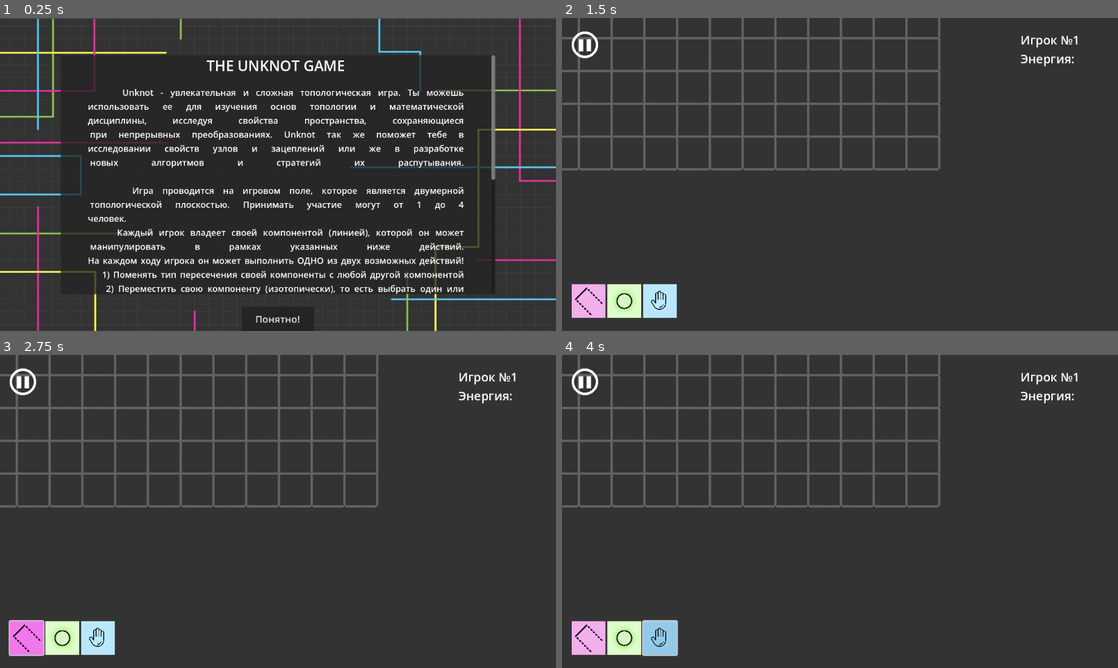
Above: before the commit, frames 1-4 (two rows, left to right).
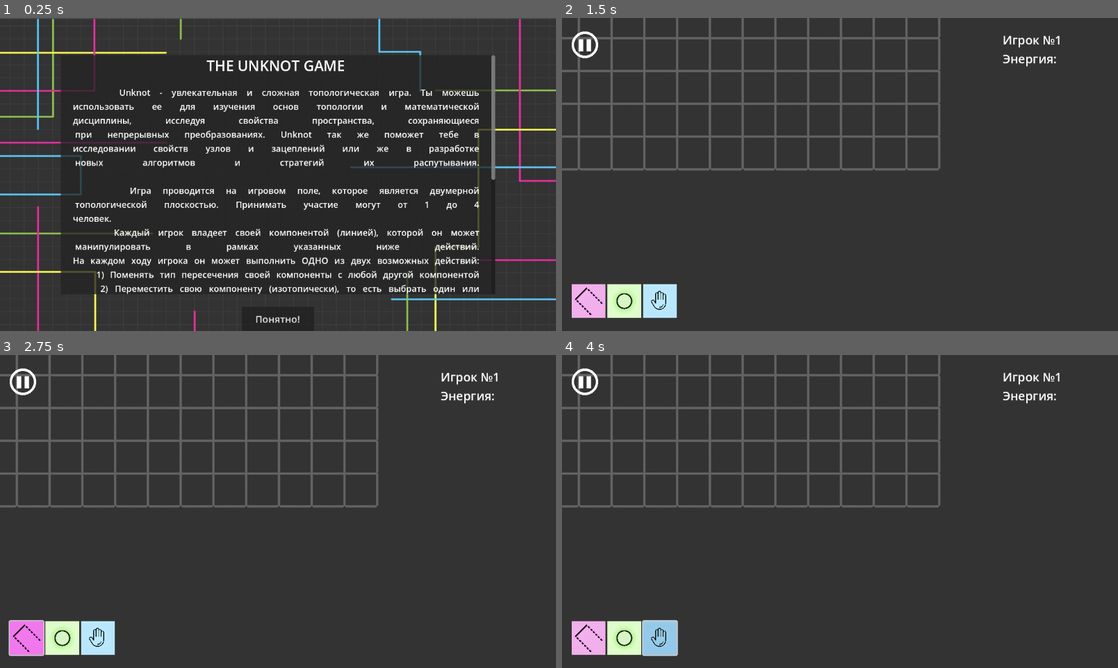
Above: after the commit, the same moments.

Repository: Rwarazor/UnknotGame
Game: Godot game, scene res://Scenes/rules.tscn
Two runs of this game, one before a commit and one after it. Both use one fixed random seed, a clock stepped at 60 frames per second and the inputs below. This scene is started directly instead of the project's main scene.
Inputs (mouse positions are in pixels of both pictures, inside the frame that each line leads up to):
- Up to frame 1 (0.25 s): no input
- Up to frame 2 (1.5 s): click "Понятно!" at 0.5 s; click "Продолжить игру" at 1.25 s
- Up to frame 3 (2.75 s): click (27, 636) at 2 s
- Up to frame 4 (4 s): click (623, 636) at 2.75 s; click (662, 636) at 3.5 s

The runs differ from the first frame. In frame 1, 9.7% of the frame differs, in the area x 13-87%, y 22-89%; in frame 2, 0.4%; in frame 3, 0.4%; in frame 4, 0.4%.
Error before the commit: Invalid call. Nonexistent function 'load' in base 'Node'. (res://Scripts/game.gd:164)
Error after the commit: Invalid call. Nonexistent function 'load' in base 'Node'. (res://Scripts/game.gd:163)

Commit message:
Energy label added

Diff:
--- a/project/Scenes/game.tscn
+++ b/project/Scenes/game.tscn
@@ -217,7 +217,7 @@
 script = ExtResource("1_7wbfd")
 WIDTH_TILES = 20
 HEIGHT_TILES = 20
-STARTING_ENERGY = 5
+STARTING_ENERGY = 15
 ENERGY_PER_TURN = 2
 
 [node name="UnknoterNode" type="UnknoterNode" parent="."]
@@ -232,7 +232,7 @@
 [node name="MarginContainer" type="MarginContainer" parent="UI"]
 offset_left = 20.0
 offset_top = 28.0
-offset_right = 1150.0
+offset_right = 1113.0
 offset_bottom = 666.0
 size_flags_vertical = 8
 
@@ -292,6 +292,12 @@
 layout_mode = 2
 theme_override_font_sizes/font_size = 25
 text = "Энергия: "
+
+[node name="EnergyCostLabel" type="Label" parent="UI/MarginContainer/VBoxContainer2"]
+layout_mode = 2
+theme_override_colors/font_shadow_color = Color(0.90412, 0, 0.423776, 1)
+theme_override_font_sizes/font_size = 25
+text = "Нужно энергии:"
 
 [node name="HBoxContainer" type="HBoxContainer" parent="UI/MarginContainer"]
 custom_minimum_size = Vector2(200, 80)
--- a/project/Scenes/rules.tscn
+++ b/project/Scenes/rules.tscn
@@ -76,16 +76,16 @@
 человек.
      Каждый игрок владеет своей компонентой (линией), которой он может
  манипулировать в рамках указанных ниже действий.
-На каждом ходу игрока он может выполнить ОДНО из двух возможных действий!
+На каждом ходу игрока он может выполнить ОДНО из двух возможных действий:
     1) Поменять тип пересечения своей компоненты с любой другой компонентой
     2) Переместить свою компоненту (изотопически), то есть выбрать один или
 несколько связно идущих друг за другом вдоль одной прямой сегментов своей
 компоненты и сдвинуть их параллельно.
 
-     У каждого игрока имеется ограниченный запас энергии, который
-расходуется на удлинение соединения. Бесконечное удлинение невозможно!
-Если при перемещении компонента пересекает другие компоненты,
- то по умолчанию она идёт сверху на новых пересечениях.
+     У каждого игрока имеется ограниченный запас энергии, равный 15 единицам, который
+расходуется на удлинение соединения. Бесконечное удлинение невозможно! За каждый
+ ход игрок получает 2 дополнительных очка энергии. Если при перемещении компонента
+ пересекает другие компоненты, то по умолчанию она идёт сверху на новых пересечениях.
 
      Игра продолжается до тех пор, пока не закончится энергия у всех
 игроков, или пока все компоненты не станут раздельными (не имеют пересечений).
--- a/project/Scripts/game.gd
+++ b/project/Scripts/game.gd
@@ -44,9 +44,9 @@
 func _refresh_state():
 	$UI/MarginContainer/HBoxContainer/CancelButton.visible = (
 		current_state in [STATE.MOVING_EDGES, STATE.CONFIRM_EDGES_MOVE, STATE.CONFIRM_VERTEX])
-	# TODO
-	#<Energy cost text>.visible = (
-	#	current_state in [STATE.MOVING_EDGES, STATE.CONFIRM_EDGES_MOVE])
+	$UI/MarginContainer/VBoxContainer2/EnergyCostLabel.visible = (
+		current_state in [STATE.MOVING_EDGES, STATE.CONFIRM_EDGES_MOVE])
+
 	$UI/MarginContainer/HBoxContainer/ConfirmButton.visible = (
 		current_state == STATE.CONFIRM_VERTEX or (
 		current_state == STATE.CONFIRM_EDGES_MOVE and current_edge_move_cost <= player_energies[current_player]
@@ -151,8 +151,7 @@
 	$UI/MarginContainer/VBoxContainer2/EnergyLabel.add_theme_color_override("font_color", player_colors[current_player])
 
 func _update_energy_cost_text():
-	# TODO
-	pass
+	$UI/MarginContainer/VBoxContainer2/EnergyCostLabel.text = str("Энергии требуется: ", current_edge_move_cost)
 
 func _save() -> void:
 	for player in range(Global.players):
@@ -182,6 +181,7 @@
 		$UnknoterNode.set_param("height", HEIGHT_TILES)
 		$UnknoterNode.reset()
 
+	$UI/MarginContainer/VBoxContainer2/EnergyCostLabel.visible = false
 	$VertexTileMap.reset(WIDTH_TILES, HEIGHT_TILES)
 	$EdgeTileMap.reset(WIDTH_TILES, HEIGHT_TILES)
 	_on_move_button_pressed()
